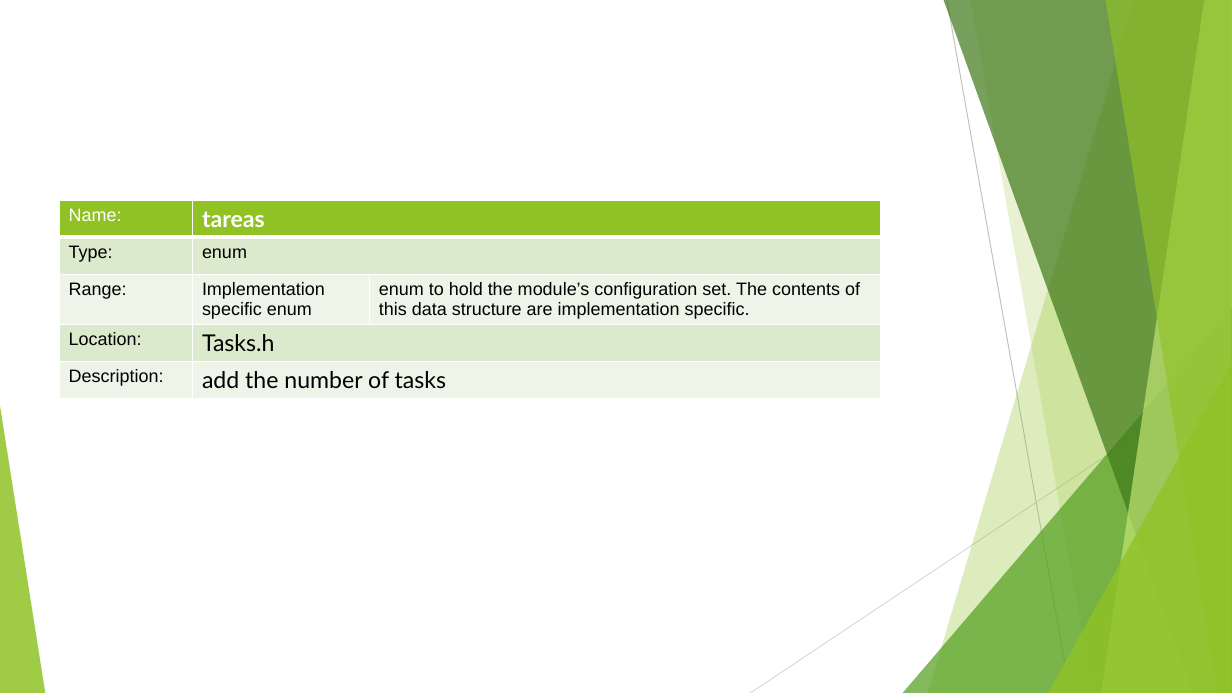
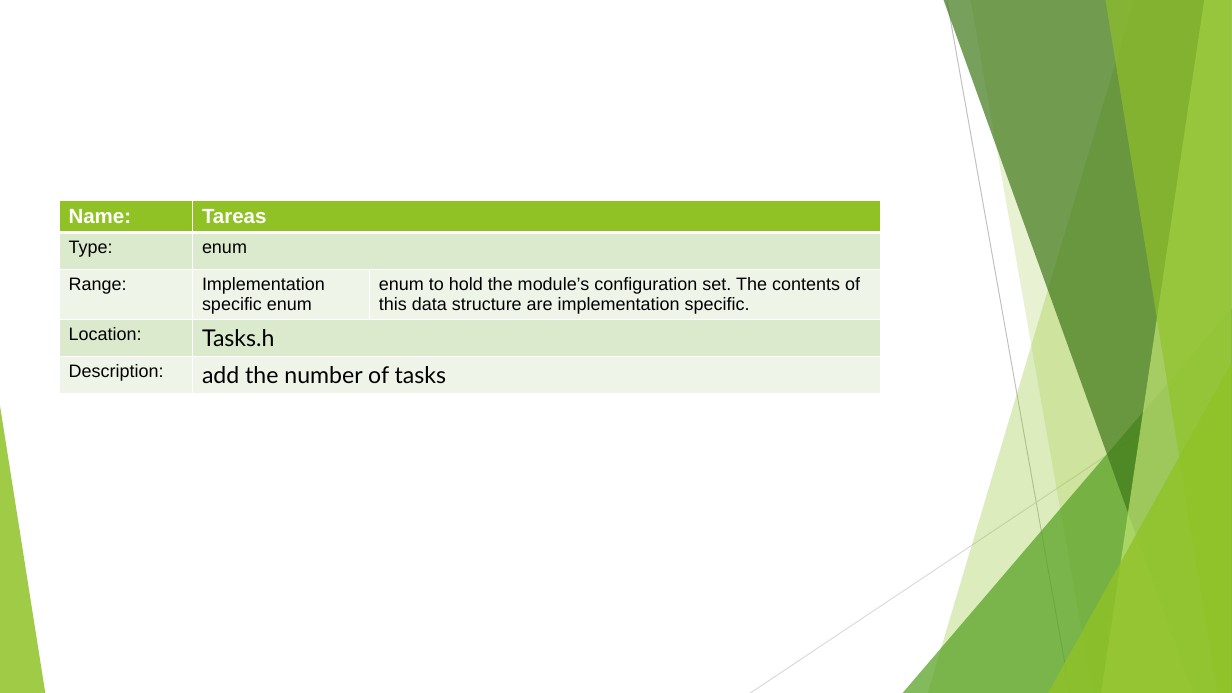
Before and after one commit to DavidDiaz0099/scheduler, a slide deck: slide 18 of Scheduler Module.pptx (slide 17 before the commit). Drawn at 1232x693 pixels with LibreOffice and Linux fonts; fonts in the diff are those of the drawing. Boxes give left, top, right and bottom in pixels: in the first picture for what was removed or moved away, otherwise in the second. Text is boxed around its words. In the diff, an @@ line names an element or a change of style, - is before the commit and + after.

```diff
--- a/Scheduler Module.pptx
+++ b/Scheduler Module.pptx
@@ table at box(59, 201, 880, 398) @@
-row 1, column 2: tareas
+row 1, column 2: Tareas
@@ size 14 to 16 pt, bold on in "Name:" @@
```
Also in this commit, not shown: 5 other slides changed, 7 slides added, 1 other file.
